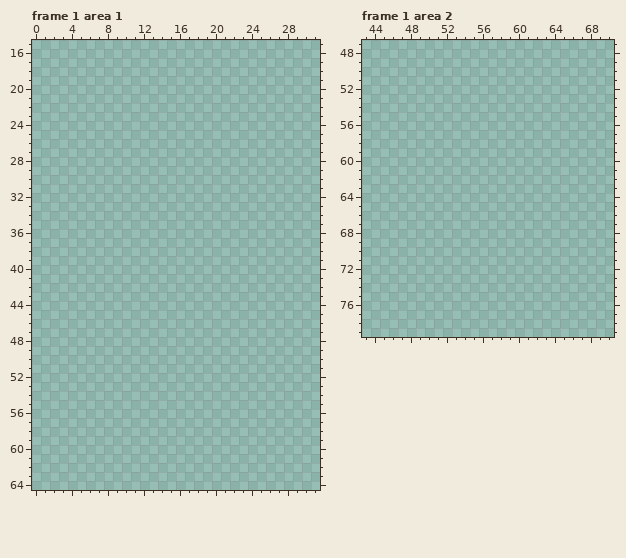
Edited in one commit: pixel-art file (Assets/Sprites/Elementos/objetos de cena 2.aseprite). The picture above is the old version.
112x80 pixels, 5 frames. Colours within 5 levels of each other are drawn and written as one. Shown: frame 1 area 1: x 0..31, y 15..64; frame 1 area 2: x 43..70, y 47..79.
The result:
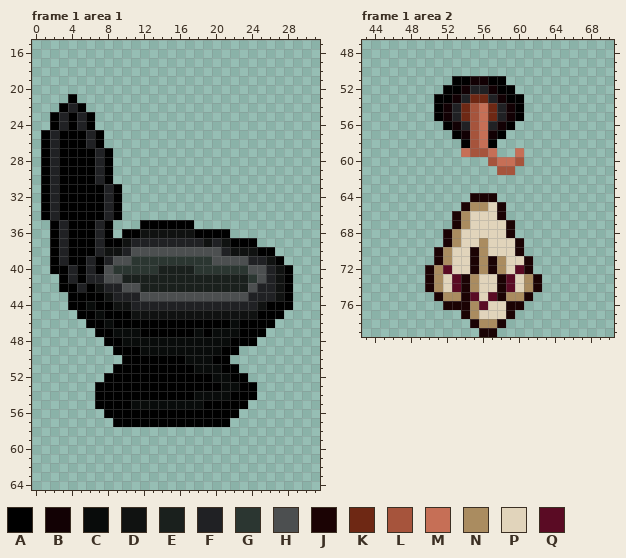
Palette (. is transparent): A #000000  B #120104  C #090c0b  D #101211  E #1a201d  F #202124  G #2b3631  H #4c4f50  J #1b0304  K #6e2814  L #a6543c  M #c66f56  N #aa8c60  P #e1d4bb  Q #5a0b24
The edit:
layer "vaso" added
layer "gancho" added
layer "toalha" added
Changed rows in their new state; - is an unchanged pixel.
Frame 1 area 1, layer "vaso":
first column x 1:
21 ---A------------------------
22 --AFA-----------------------
23 -AFAFA----------------------
24 -AFAFA----------------------
25 AFAAAFA---------------------
26 AFAAAFA---------------------
27 AFAAAAFA--------------------
28 AFAAAAFA--------------------
29 AFAAAAFA--------------------
30 AFAAAAFA--------------------
31 AFAAAAAFA-------------------
32 AFAAAAAFA-------------------
33 AFAAAAAFA-------------------
34 AFAAAAAFA-------------------
35 -AFAAAFA---AAAAAA-----------
36 -AFAAAFA-AADDDDDDAAAA-------
37 -AFAAAFAADFFFFFFFFDFDAAA----
38 -AFAAAFDDFHHHHHHHHHHFDDDAA--
39 -AFAAFAFHHGGGGGGGGGHHHHFFDA-
40 -AAFAFAHGGGGGEEEEGGGGGGHHFDA
41 --AFAFFHHEEEEEEEEEEEEEEGHFDA
42 --AAFADFFHHEEEEEEEEEEEEHFFDA
43 ---AAAADFFFHHHHHHHHHHHHFFFDA
44 ---AACAADDFFFFFFFFFFFFFFDAAA
45 ----AACAAADDDDDDDDDDDDDDAAA-
46 -----AACAAAAAAAAAAAAACAAAA--
47 ------AACCCAAAAAACACCCAAA---
48 -------AACCCCCCCCCCCCAAA----
49 --------AAACCCCCCCCCAA------
50 ---------AAAAAAACCCAA-------
51 --------AAAAAAAAACCCAA------
52 -------AAAAAAAAAAAACCAA-----
53 ------AAAAAAAAAAAAAACCAA----
54 ------AAAAAAAAAAACCCCAAA----
55 ------AAAACCCCCCCCAAAAA-----
56 -------AAAAAAAAAAAAAAA------
57 --------AAAAAAAAAAAAA-------
Frame 1 area 2, layers "toalha", "gancho":
first column x 50:
51 ---AABBAA----
52 --AABFFBAA---
53 -AABFKKFBAA--
54 -ABFKLMKFBA--
55 -ABFKLMKFBA--
56 --ABFLMFBA---
57 ---ABLMBA----
58 ----ALMA-----
59 ----MLLM--M--
60 -------LMML--
61 --------LL---
64 -----JJJ-----
65 ----JNNPJ----
66 ---JNPPPJ----
67 ---JNPPPPJ---
68 --JNPPPPPJ---
69 --JNPPNPPPJ--
70 -JNPPJNPPPJ--
71 -JNPPJNJNPPJ-
72 JNQPPJNJNPQJ-
73 JNPQJNPPJQPNJ
74 JNPQJNPPJQPNJ
75 -JNNJQPQJNNJ-
76 --JJJNQPPJJ--
77 ----JNPPPJ---
78 -----JNNJ----
79 ------JJ-----
Pixel boxes of the changes (left, top, right, bottom) in both pictures:
added: (41, 94, 293, 427)
added: (425, 76, 542, 337)
